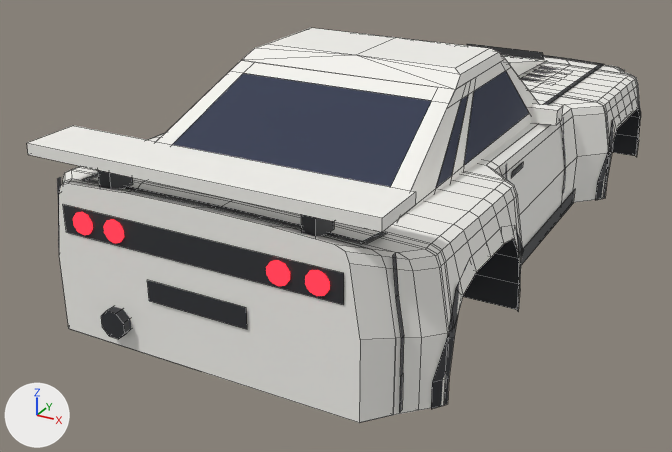
The FBX model assets/meshes/ryu/Ryu.fbx, before and after one commit.
One viewpoint serves both versions: a 50 mm lens placed at (6.83, -14.98, 5.51), pointed at (-0.84, -1.04, -1.46). The axes (+X, +Y, +Z) are drawn at lower left. The lights are the same throughout. The picture after the commit comes second. Mesh edges are drawn as thin lines on the coarser meshes.

In view in the first picture: 'BumperRear', 'Cowl', 'Door_FR', 'Fender_FR', 'Fender_RR', 'Hood', 'Opt_Wing_Rally_WingBlade', 'Pillars', 'RearWindow', 'Roof', 'TailGarnish', 'Trunk' and 22 more.
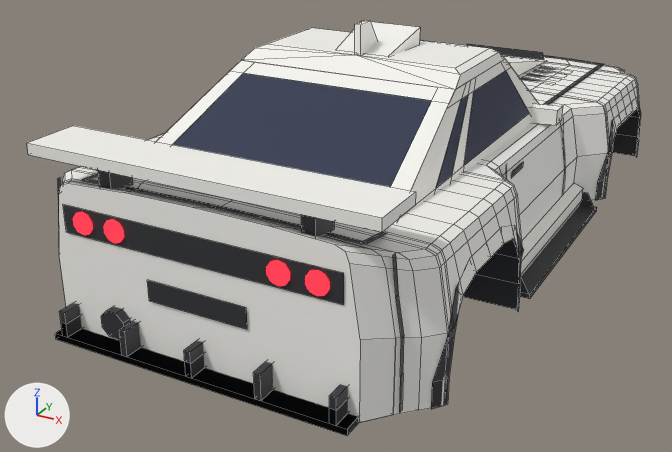
Changed parts and their boxes [x1, y1, x2, y2] in the pictures (672 x 452 px):
'Opt_Diffuser_Road_AccDiffuser', added: after [55, 317, 359, 436]
'Opt_Diffuser_Race_AccDiffuserRace', added: after [58, 303, 358, 433]
'Opt_Skirts_Blade_AccSideBlade_R', added: after [520, 192, 597, 299]
'Opt_Skirts_Side_AccSkirt_R', added: after [521, 183, 583, 276]
'Opt_Roof_Scoop_AccRoofScoop', added: after [336, 21, 420, 56]
'Opt_Roof_Fin_AccSharkFin', added: after [355, 21, 377, 55]

Diff of the bpy script that builds the scene:
```diff
--- a/assets/meshes/ryu/Ryu.fbx.py
+++ b/assets/meshes/ryu/Ryu.fbx.py
@@ me_opt_skirts_side_accskirt_r @@
+me_opt_skirts_side_accskirt_r.from_pydata([(2.72, 2.05, -1.46), (2.88, 2.05, -1.46), (2.88, -2.05, -1.46), (2.72, -2.05, -1.46), (2.92, 2.05, -1.3), (2.92, -2.05, -1.3), (2.92, 2.05, -1.06), (2.92, -2.05, -1.06), (2.72, 2.05, -0.98), (2.72, -2.05, -0.98)], [], [(0, 1, 2, 3), (1, 4, 5, 2), (4, 6, 7, 5), (6, 8, 9, 7), (8, 6, 4, 1, 0), (3, 2, 5, 7, 9)])
+me_opt_skirts_side_accskirt_r.materials.append(mat_body)  # white #f7f6f1
@@ me_opt_roof_fin_accsharkfin @@
+me_opt_roof_fin_accsharkfin.from_pydata([(0.05, -1.5, 2.5), (0.05, -1.85, 2.5), (0.05, -1.85, 2.01), (0.05, -1.15, 2.01), (-0.05, -1.15, 2.01), (-0.05, -1.85, 2.01), (-0.05, -1.85, 2.5), (-0.05, -1.5, 2.5)], [], [(0, 1, 2, 3), (4, 5, 6, 7), (6, 1, 0, 7), (7, 0, 3, 4), (5, 2, 1, 6)])
+me_opt_roof_fin_accsharkfin.materials.append(mat_body)  # white #f7f6f1
@@ me_opt_roof_scoop_accroofscoop @@
+me_opt_roof_scoop_accroofscoop.from_pydata([(-0.48, -1.7, 2.02), (0.48, -1.7, 2.02), (0.55, -0.65, 2.3), (-0.55, -0.65, 2.3), (0.55, -0.65, 2.0), (0.48, -1.7, 2.0), (-0.48, -1.7, 2.0), (-0.55, -0.65, 2.0)], [], [(0, 1, 2, 3), (4, 2, 1, 5), (6, 0, 3, 7)])
+me_opt_roof_scoop_accroofscoop.materials.append(mat_body)  # white #f7f6f1
@@ ob_opt_skirts_side_accskirt_r @@
+ob_opt_skirts_side_accskirt_r = bpy.data.objects.new('Opt_Skirts_Side_AccSkirt_R', me_opt_skirts_side_accskirt_r)
+ob_opt_skirts_side_accskirt_r.location = (0.0, 0.0, 0.0)
@@ ob_opt_skirts_blade_accsideblade_r @@
+ob_opt_skirts_blade_accsideblade_r = bpy.data.objects.new('Opt_Skirts_Blade_AccSideBlade_R', me_opt_skirts_blade_accsideblade_r)  # 16 vertices, 8 faces; spans x 2.72..3.22, y -2.05..2.05, z -1.48..-1.12; in mat_trim (dark grey #2f3035)
+ob_opt_skirts_blade_accsideblade_r.location = (0.0, 0.0, 0.0)
@@ ob_opt_diffuser_road_accdiffuser @@
+ob_opt_diffuser_road_accdiffuser = bpy.data.objects.new('Opt_Diffuser_Road_AccDiffuser', me_opt_diffuser_road_accdiffuser)  # a box spanning x -2.4..2.4, y -6.64..-6.09, z -1.44..-1.34; a box spanning x -2.25..-2.15, y -6.64..-6.09, z -1.34..-1.12; a box spanning x -0.05..0.05, y -6.64..-6.09, z -1.34..-1.12; a box spanning x 2.15..2.25, y -6.64..-6.09, z -1.34..-1.12; in mat_trim (dark grey #2f3035)
+ob_opt_diffuser_road_accdiffuser.location = (0.0, 0.0, 0.0)
@@ ob_opt_roof_fin_accsharkfin @@
+ob_opt_roof_fin_accsharkfin = bpy.data.objects.new('Opt_Roof_Fin_AccSharkFin', me_opt_roof_fin_accsharkfin)
+ob_opt_roof_fin_accsharkfin.location = (0.0, 0.0, 0.0)
@@ ob_opt_diffuser_race_accdiffuserrace @@
+ob_opt_diffuser_race_accdiffuserrace = bpy.data.objects.new('Opt_Diffuser_Race_AccDiffuserRace', me_opt_diffuser_race_accdiffuserrace)  # a box spanning x -2.4..2.4, y -6.64..-5.74, z -1.44..-1.34; a box spanning x -2.25..-2.15, y -6.64..-5.74, z -1.34..-0.94; a box spanning x -1.15..-1.05, y -6.64..-5.74, z -1.34..-0.94; a box spanning x -0.05..0.05, y -6.64..-5.74, z -1.34..-0.94; a box spanning x 1.05..1.15, y -6.64..-5.74, z -1.34..-0.94; a box spanning x 2.15..2.25, y -6.64..-5.74, z -1.34..-0.94; in mat_trim (dark grey #2f3035)
+ob_opt_diffuser_race_accdiffuserrace.location = (0.0, 0.0, 0.0)
@@ ob_opt_roof_scoop_accroofscoop @@
+ob_opt_roof_scoop_accroofscoop = bpy.data.objects.new('Opt_Roof_Scoop_AccRoofScoop', me_opt_roof_scoop_accroofscoop)
+ob_opt_roof_scoop_accroofscoop.location = (0.0, 0.0, 0.0)
```
